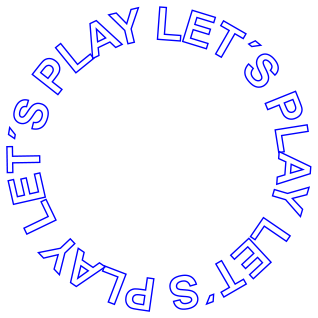
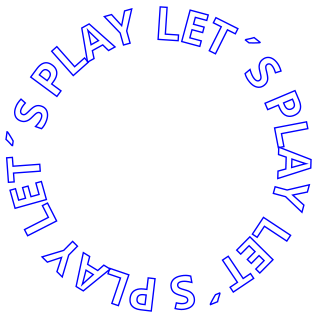
Layer changes from the first 318 × 318 image to the second:
added layer "Ebene 3" above "Ebene 2" over [5, 6, 312, 312]
painted on "Ebene 2" over [6, 6, 312, 312]
